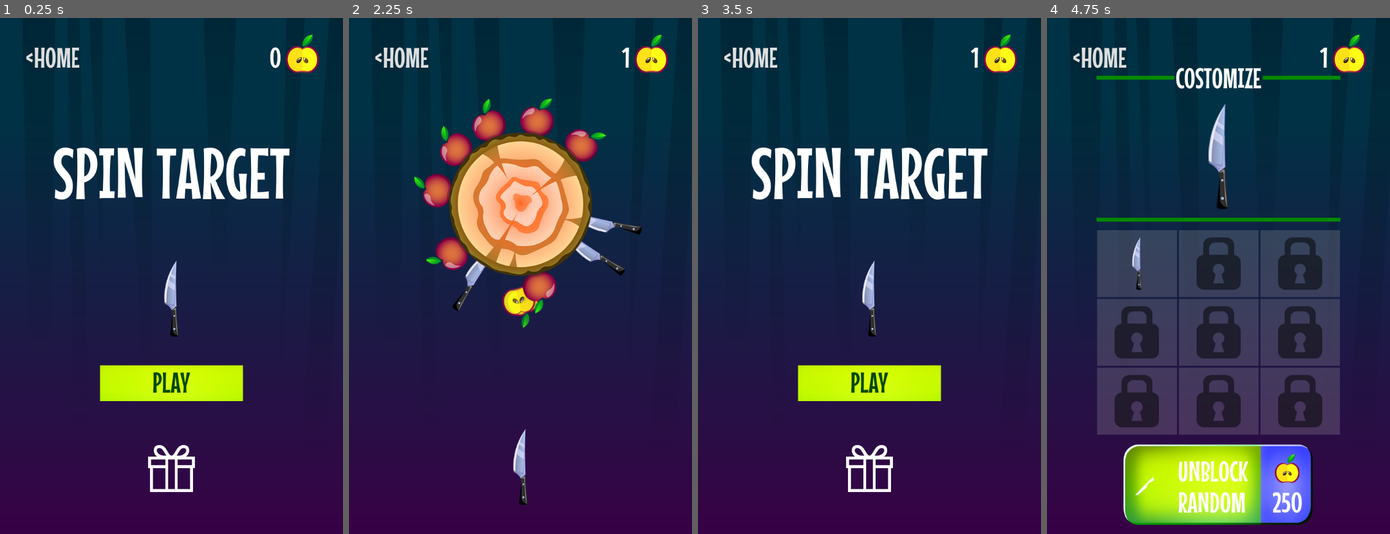
Above: before the commit, frames 1-4 (left to right).
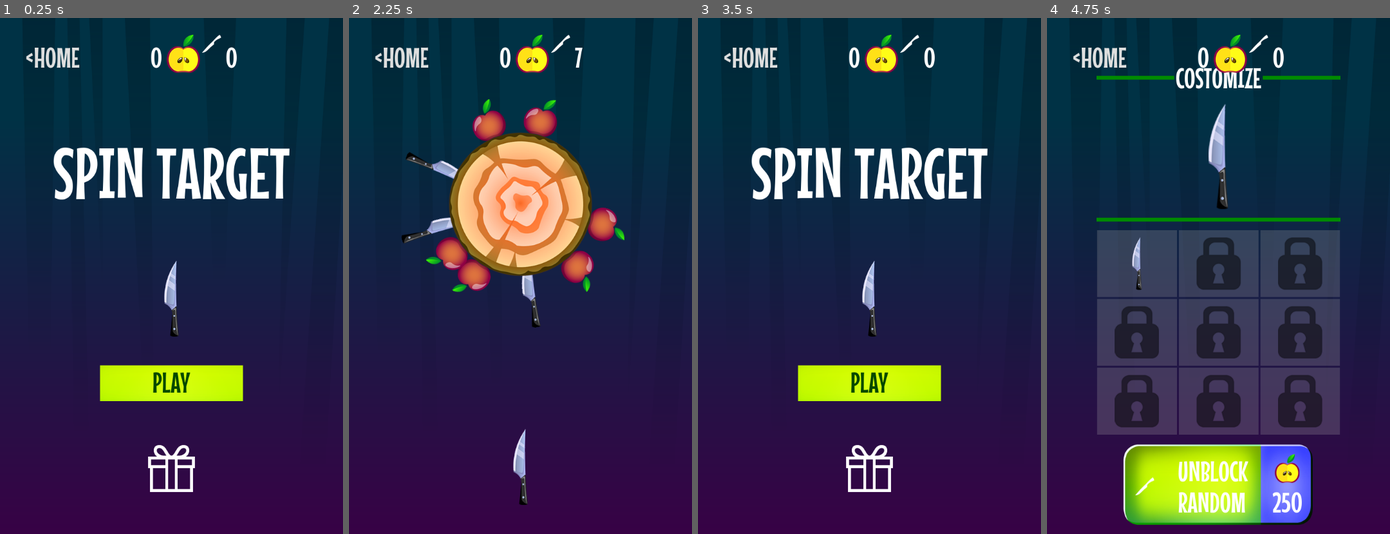
Above: after the commit, the same moments.

Repository: top-it-090304/Spin-Target
Game: Godot game, scene res://scens/start_screen/start_screen.tscn
Same seed, same stepped clock (60 frames per second), same inputs: the game is played once before the commit and once after it.
Inputs (mouse positions are in pixels of both pictures, inside the frame that each line leads up to):
- Up to frame 1 (0.25 s): no input
- Up to frame 2 (2.25 s): click "PLAY" at 0.5 s; click "<HOME" at 1.25 s; click "PLAY" at 2 s
- Up to frame 3 (3.5 s): click "<HOME" at 2.75 s
- Up to frame 4 (4.75 s): click "<HOME" at 3.5 s; click (1218, 466) at 4.25 s

The runs differ from the first frame. In frame 1, 1.3% of the frame differs, in the area x 43-94%, y 3-11%; in frame 2, 6.3%, in the area x 15-94%, y 3-60%; in frame 3, 1.2%; in frame 4, 1.2%.

Commit message:
Было реализовано ограниченное количество ножей по принципу количество яблок плюс один был реализован счётчик ножей и была реализована механика поражения когда ножи заканчиваются также обновление визуальных эффектов

Diff:
--- a/spin-target/elements/Knife_shooter/knifeshooter.gd
+++ b/spin-target/elements/Knife_shooter/knifeshooter.gd
@@ -2,12 +2,23 @@
 
 var knife_scene := preload("res://elements/knife/knife.tscn")
 
+const KNIVES_PER_LEVEL := Target.APPLE_NUMBER_ON_TARGET + 1
+
 @onready var knife := $Knife
 @onready var timer := $Timer
+
+var remaining_knives: int = 0
+
+
+func _ready() -> void:
+	# уже есть один нож в сцене
+	remaining_knives = KNIVES_PER_LEVEL - 1
+
 
 func create_new_knife():
 	knife = knife_scene.instantiate()
 	add_child(knife)
+	remaining_knives -= 1
 
 func _input(event: InputEvent):
 	if event is InputEventScreenTouch and event.is_pressed() and timer.time_left <= 0:
@@ -16,4 +27,17 @@
 
 
 func _on_timer_timeout():
-	create_new_knife()
+	if remaining_knives > 0:
+		create_new_knife()
+	else:
+		_check_lose_condition()
+
+
+func _check_lose_condition() -> void:
+	var target := get_tree().get_first_node_in_group("target")
+	if target and target.has_apples_left():
+		var banner := get_tree().get_first_node_in_group("lose_banner")
+		if banner:
+			banner.call("show_banner_and_restart_level")
+		else:
+			Events.location_changed.emit(Events.LOCATIONS.GAME)
--- a/spin-target/elements/Knife_shooter/knifeshooter.tscn
+++ b/spin-target/elements/Knife_shooter/knifeshooter.tscn
@@ -3,7 +3,7 @@
 [ext_resource type="Script" uid="uid://5u38goy27xqn" path="res://elements/Knife_shooter/knifeshooter.gd" id="1_gkfcy"]
 [ext_resource type="PackedScene" uid="uid://bxddqcqlg7f34" path="res://elements/knife/knife.tscn" id="2_uioxl"]
 
-[node name="Knifeshooter" type="Node2D"]
+[node name="Knifeshooter" type="Node2D" groups=["knifeshooter"]]
 script = ExtResource("1_gkfcy")
 
 [node name="Timer" type="Timer" parent="."]
--- a/spin-target/elements/targets/target/target.gd
+++ b/spin-target/elements/targets/target/target.gd
@@ -6,7 +6,7 @@
 const KNIFE_POSITION := Vector2(0, 180)
 const APPLE_POSITION := Vector2(0, 176)
 const OBJECT_MARGIN := PI / 5
-const APPLE_NUMBER_ON_TARGET := 8
+const APPLE_NUMBER_ON_TARGET := 6
 const KNIFE_NUMBER_ON_TARGET := 3
 
 var knife_scene : PackedScene = load("res://elements/knife/knife.tscn")
@@ -154,3 +154,7 @@
 			if child is Apple:
 				count += 1
 	return count
+
+
+func has_apples_left() -> bool:
+	return _get_apples_on_target() > 0
--- a/spin-target/elements/targets/target/target.tscn
+++ b/spin-target/elements/targets/target/target.tscn
@@ -11,7 +11,7 @@
 [sub_resource type="CircleShape2D" id="CircleShape2D_ueniy"]
 radius = 120.0
 
-[node name="Target" type="CharacterBody2D"]
+[node name="Target" type="CharacterBody2D" groups=["target"]]
 collision_layer = 4
 collision_mask = 2
 script = ExtResource("1_ueniy")
--- a/spin-target/elements/ui/hud/hud.gd
+++ b/spin-target/elements/ui/hud/hud.gd
@@ -1,11 +1,13 @@
 extends CanvasLayer
 
 @onready var apples_label := $MarginContainer/VBoxContainer/HBoxContainer/HBoxContainer2/Label
+@onready var knives_label := $MarginContainer/VBoxContainer/HBoxContainer/HBoxContainer3/KnivesLabel
 
 
 func _ready() -> void:
 	Events.apples_changed.connect(_on_apples_changed)
 	_on_apples_changed(Globals.apples)
+	_update_knives_label()
 
 
 func _on_apples_changed(apples: int) -> void:
@@ -15,3 +17,14 @@
 
 func _on_home_button_pressed() -> void:
 	Events.location_changed.emit(Events.LOCATIONS.START)
+
+
+func _process(_delta: float) -> void:
+	_update_knives_label()
+
+
+func _update_knives_label() -> void:
+	if knives_label and is_instance_valid(get_tree().get_first_node_in_group("target")):
+		var shooter := get_tree().get_first_node_in_group("knifeshooter")
+		if shooter:
+			knives_label.text = str(shooter.remaining_knives + 1)
--- a/spin-target/elements/ui/hud/hud.tscn
+++ b/spin-target/elements/ui/hud/hud.tscn
@@ -6,6 +6,7 @@
 [ext_resource type="Texture2D" uid="uid://fj11q3al6t66" path="res://assets/boss_ico.png" id="3_2xxep"]
 [ext_resource type="Texture2D" uid="uid://c58bpd5jbr21l" path="res://assets/apple2.png" id="4_n5s42"]
 [ext_resource type="Texture2D" uid="uid://c5jx2g5jh4i36" path="res://assets/knife_ico_2.png" id="5_2xxep"]
+[ext_resource type="Texture2D" path="res://assets/knife_ico_1.png" id="6_kn_ico"]
 
 [node name="HUD" type="CanvasLayer"]
 layer = 5
@@ -100,6 +101,23 @@
 texture = ExtResource("4_n5s42")
 stretch_mode = 4
 
+[node name="HBoxContainer3" type="HBoxContainer" parent="MarginContainer/VBoxContainer/HBoxContainer"]
+layout_mode = 2
+size_flags_horizontal = 3
+mouse_filter = 2
+theme_override_constants/separation = 10
+alignment = 0
+
+[node name="TextureRectKnife" type="TextureRect" parent="MarginContainer/VBoxContainer/HBoxContainer/HBoxContainer3"]
+custom_minimum_size = Vector2(0, 60)
+layout_mode = 2
+texture = ExtResource("6_kn_ico")
+stretch_mode = 4
+
+[node name="KnivesLabel" type="Label" parent="MarginContainer/VBoxContainer/HBoxContainer/HBoxContainer3"]
+layout_mode = 2
+text = "0"
+
 [node name="Label" type="Label" parent="MarginContainer/VBoxContainer"]
 visible = false
 layout_mode = 2
--- /dev/null
+++ b/spin-target/elements/ui/lose_banner/lose_banner.gd
@@ -0,0 +1,18 @@
+extends Control
+
+
+func _ready() -> void:
+	hide()
+
+
+func show_banner_and_restart_level() -> void:
+	if not is_inside_tree():
+		return
+	show()
+	var tween := create_tween()
+	tween.tween_property(self, "modulate:a", 1.0, 0.3).from(0.0)
+	await tween.finished
+	await get_tree().create_timer(1.5).timeout
+	hide()
+	Globals.location_to_scene[Events.LOCATIONS.GAME] # touch to ensure autoload
+	Events.location_changed.emit(Events.LOCATIONS.GAME)
--- a/spin-target/icon.svg
+++ b/spin-target/elements/ui/lose_banner/lose_banner.tscn
@@ -1 +1,36 @@
-<svg xmlns="http://www.w3.org/2000/svg" width="128" height="128"><rect width="124" height="124" x="2" y="2" fill="#363d52" stroke="#212532" stroke-width="4" rx="14"/><g fill="#fff" transform="translate(12.322 12.322)scale(.101)"><path d="M105 673v33q407 354 814 0v-33z"/><path fill="#478cbf" d="m105 673 152 14q12 1 15 14l4 67 132 10 8-61q2-11 15-15h162q13 4 15 15l8 61 132-10 4-67q3-13 15-14l152-14V427q30-39 56-81-35-59-83-108-43 20-82 47-40-37-88-64 7-51 8-102-59-28-123-42-26 43-46 89-49-7-98 0-20-46-46-89-64 14-123 42 1 51 8 102-48 27-88 64-39-27-82-47-48 49-83 108 26 42 56 81zm0 33v39c0 276 813 276 814 0v-39l-134 12-5 69q-2 10-14 13l-162 11q-12 0-16-11l-10-65H446l-10 65q-4 11-16 11l-162-11q-12-3-14-13l-5-69z"/><path d="M483 600c0 34 58 34 58 0v-86c0-34-58-34-58 0z"/><circle cx="725" cy="526" r="90"/><circle cx="299" cy="526" r="90"/></g><g fill="#414042" transform="translate(12.322 12.322)scale(.101)"><circle cx="307" cy="532" r="60"/><circle cx="717" cy="532" r="60"/></g></svg>
+[gd_scene load_steps=4 format=3]
+
+[ext_resource type="Script" path="res://elements/ui/lose_banner/lose_banner.gd" id="1_lb"]
+[ext_resource type="Texture2D" path="res://assets/banner.png" id="2_banner"]
+
+[sub_resource type="StyleBoxTexture" id="StyleBoxTexture_banner"]
+content_margin_top = 20.0
+texture = ExtResource("2_banner")
+
+[node name="LoseBanner" type="Control" groups=["lose_banner"]]
+layout_mode = 3
+anchors_preset = 15
+anchor_right = 1.0
+anchor_bottom = 1.0
+grow_horizontal = 2
+grow_vertical = 2
+mouse_filter = 1
+script = ExtResource("1_lb")
+modulate = Color(1, 1, 1, 0)
+
+[node name="Panel" type="PanelContainer" parent="."]
+layout_mode = 1
+anchors_preset = 8
+anchor_left = 0.25
+anchor_top = 0.35
+anchor_right = 0.75
+anchor_bottom = 0.65
+grow_horizontal = 2
+grow_vertical = 2
+theme_override_styles/panel = SubResource("StyleBoxTexture_banner")
+
+[node name="Label" type="Label" parent="Panel"]
+layout_mode = 2
+text = "NO KNIVES LEFT"
+horizontal_alignment = 1
+vertical_alignment = 1
--- a/spin-target/scens/game/game.tscn
+++ b/spin-target/scens/game/game.tscn
@@ -1,15 +1,18 @@
-[gd_scene load_steps=5 format=3 uid="uid://bh4stgktopdvk"]
+[gd_scene load_steps=6 format=3 uid="uid://bh4stgktopdvk"]
 
 [ext_resource type="PackedScene" uid="uid://c077xke7ae2bo" path="res://elements/ui/hud/hud.tscn" id="1_5fchp"]
 [ext_resource type="PackedScene" uid="uid://c063vf7c2x3m3" path="res://elements/Knife_shooter/knifeshooter.tscn" id="2_33bt6"]
 [ext_resource type="PackedScene" uid="uid://c7grww7jg1mrn" path="res://elements/targets/target/target.tscn" id="3_6x1x2"]
 [ext_resource type="PackedScene" path="res://elements/ui/win_banner/win_banner.tscn" id="4_wb1"]
+[ext_resource type="PackedScene" path="res://elements/ui/lose_banner/lose_banner.tscn" id="5_lb1"]
 
 [node name="Game" type="Node2D"]
 
 [node name="HUD" parent="." instance=ExtResource("1_5fchp")]
 
 [node name="WinBanner" parent="HUD" instance=ExtResource("4_wb1")]
+
+[node name="LoseBanner" parent="HUD" instance=ExtResource("5_lb1")]
 
 [node name="Knifeshooter" parent="." instance=ExtResource("2_33bt6")]
 position = Vector2(360, 944)
Not shown, added: spin-target/elements/ui/lose_banner/lose_banner.gd.uid
